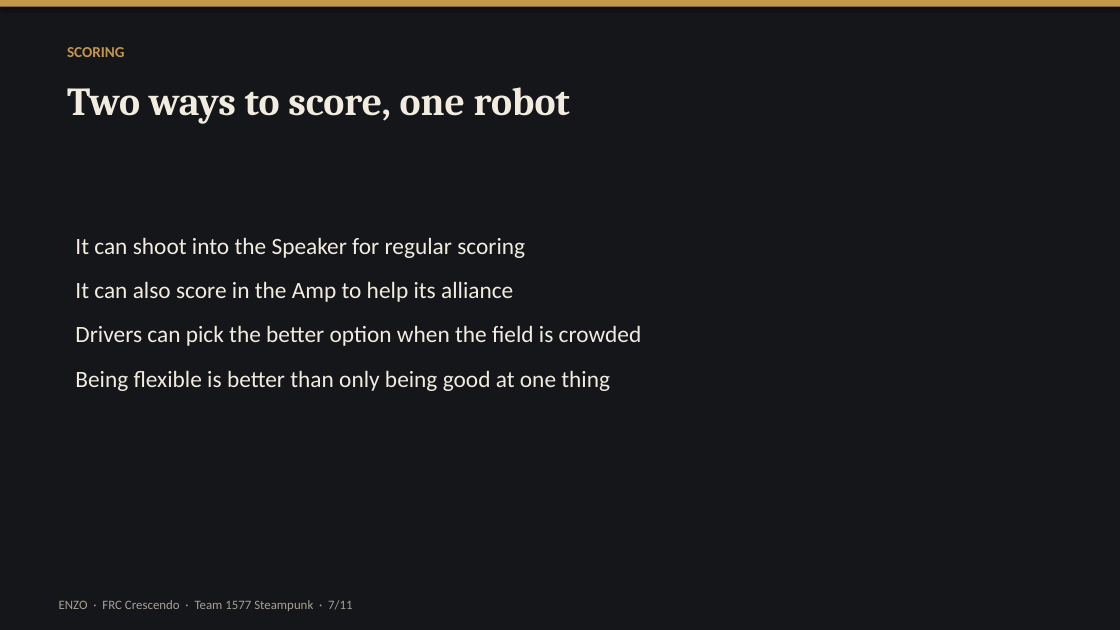
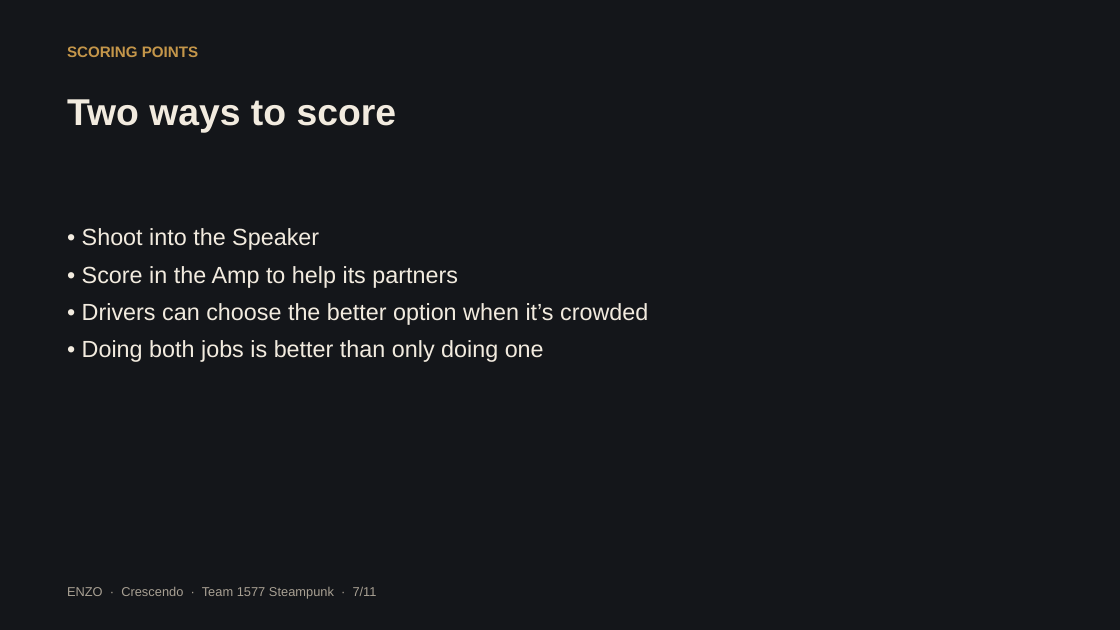
Before and after one commit to SivaBKPalla/ChittrChattr, a slide deck: slide 7 of enzo-presentation/Enzo_Crescendo_Presentation.pptx. Drawn at 1120x630 pixels with LibreOffice and Linux fonts; fonts in the diff are those of the drawing. Boxes give left, top, right and bottom in pixels: in the first picture for what was removed or moved away, otherwise in the second. Text is boxed around its words. In the diff, an @@ line names an element or a change of style, - is before the commit and + after.

```diff
--- a/enzo-presentation/Enzo_Crescendo_Presentation.pptx
+++ b/enzo-presentation/Enzo_Crescendo_Presentation.pptx
@@ background #FFFFFF to #14161A @@
@@ rectangle removed at (x1=0, y1=0, x2=1120, y2=630) @@
@@ rectangle removed at (x1=0, y1=0, x2=1120, y2=7) @@
@@ text at (x1=67, y1=46, x2=198, y2=57): text changed; font Calibri to Arial @@
-SCORING
+SCORING POINTS
@@ text at (x1=67, y1=99, x2=397, y2=133): text changed; size 34 to 32 pt; font Cambria to Arial @@
-Two ways to score, one robot
+Two ways to score
@@ text at (x1=82, y1=228, x2=648, y2=362): text changed; font Calibri to Arial @@
-It can shoot into the Speaker for regular scoring
-It can also score in the Amp to help its alliance
-Drivers can pick the better option when the field is crowded
-Being flexible is better than only being good at one thing
+• Shoot into the Speaker
+• Score in the Amp to help its partners
+• Drivers can choose the better option when it’s crowded
+• Doing both jobs is better than only doing one
@@ text at (x1=67, y1=586, x2=377, y2=599): text changed; font Calibri to Arial @@
-ENZO · FRC Crescendo · Team 1577 Steampunk · 7/11
+ENZO · Crescendo · Team 1577 Steampunk · 7/11
```
Also in this commit, not shown: 10 other slides changed, 4 other files.
